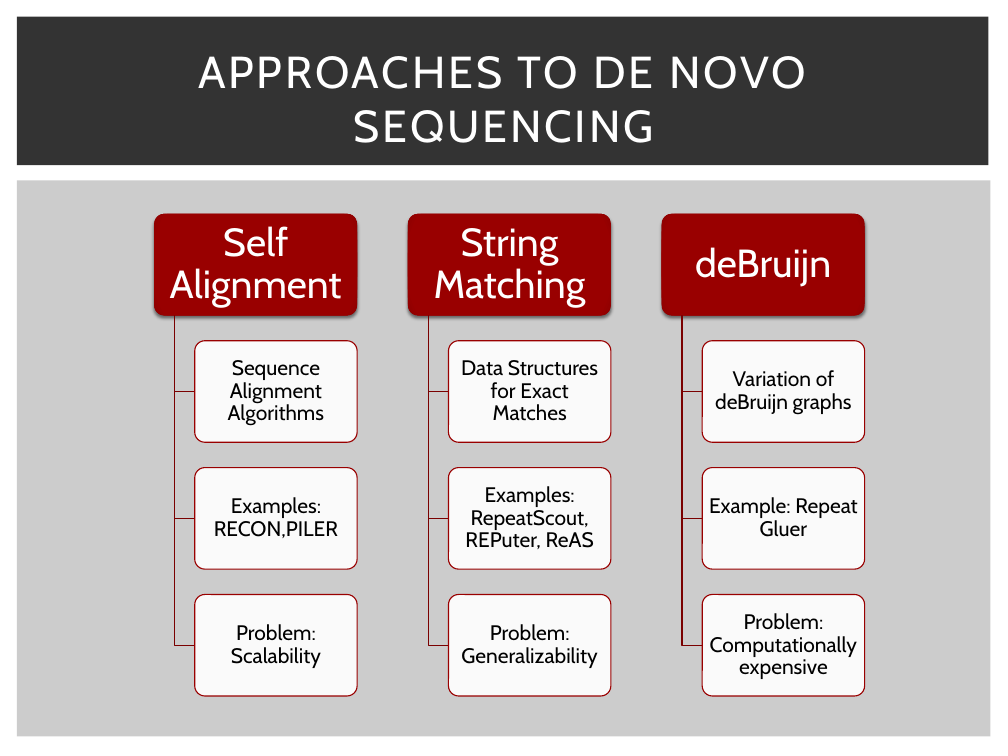
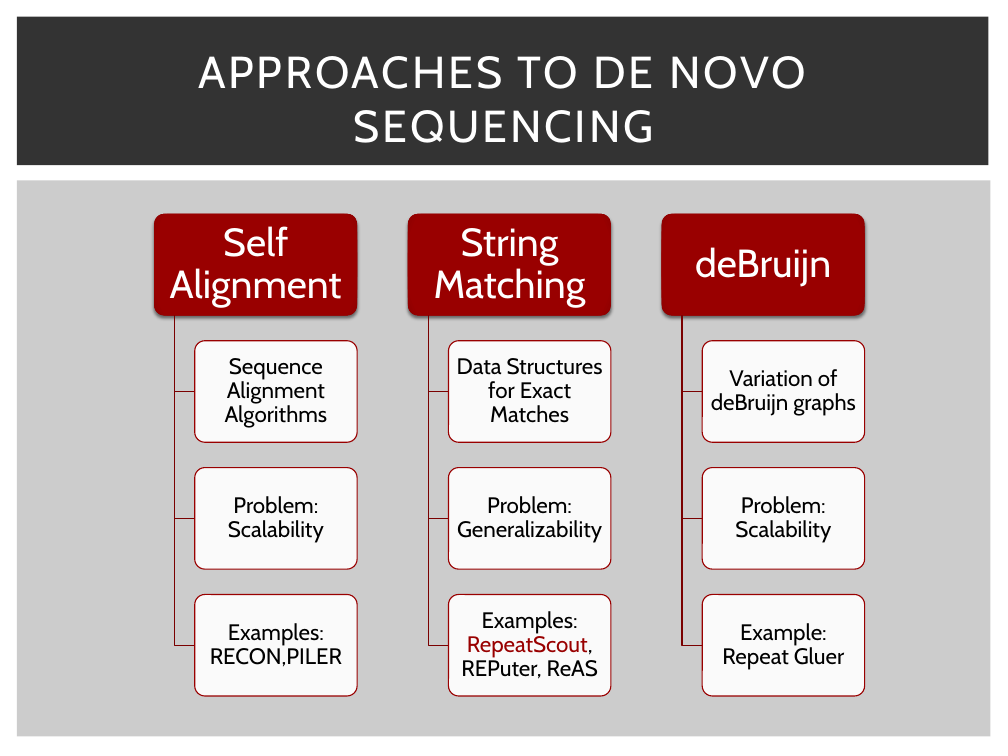
Before and after one commit to schaefce/proposal, a slide deck: slide 13 of GLBio.pptx (slide 8 before the commit). Drawn at 1008x756 pixels with LibreOffice and Linux fonts; fonts in the diff are those of the drawing. Boxes give left, top, right and bottom in pixels: in the first picture for what was removed or moved away, otherwise in the second. Text is boxed around its words. In the diff, an @@ line names an element or a change of style, - is before the commit and + after.

```diff
--- a/GLBio.pptx
+++ b/GLBio.pptx
@@ text "Problem: Scalability": place and size @@
-text "Problem: Scalability" at box(231, 624, 321, 668)
+text "Problem: Scalability" at box(228, 496, 324, 543)
@@ text "Problem: Generalizability": place and size @@
-text "Problem: Generalizability" at box(461, 624, 597, 668)
+text "Problem: Generalizability" at box(457, 496, 602, 543)
@@ text added at box(735, 496, 831, 543), 16 pt, text #000000 @@
+Problem: Scalability
@@ text "Examples: RepeatScout, REPuter, ReAS" at box(461, 611, 598, 679): size 15 to 16 pt; text colour #000000 to #990000 in "RepeatScout," @@
@@ size 15 to 16 pt in 7 elements at box(225, 358, 328, 428), box(457, 358, 603, 423), box(711, 369, 856, 416), box(228, 496, 324, 543), box(457, 496, 602, 543), box(210, 623, 342, 667), box(722, 623, 844, 670) @@
@@ 3 texts: place and size @@
-3 texts at box(214, 486, 857, 549)
+3 texts at box(210, 611, 844, 679)
@@ text removed at box(710, 613, 857, 679) @@
-Problem: Computationally expensive
```
Also in this commit, not shown: 9 other slides changed, 7 slides added.
